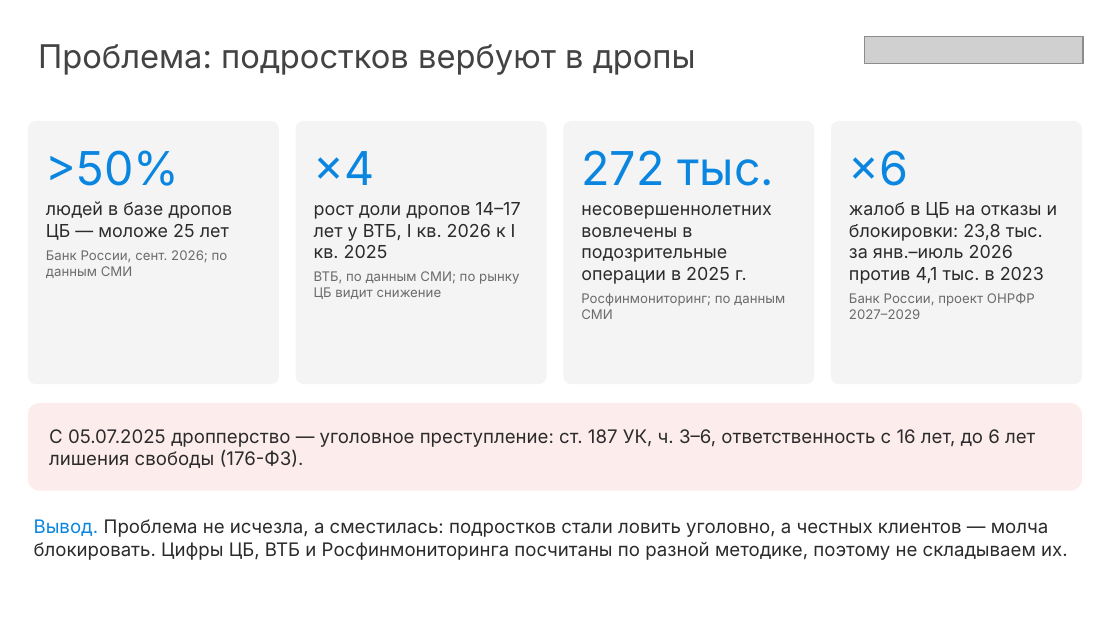
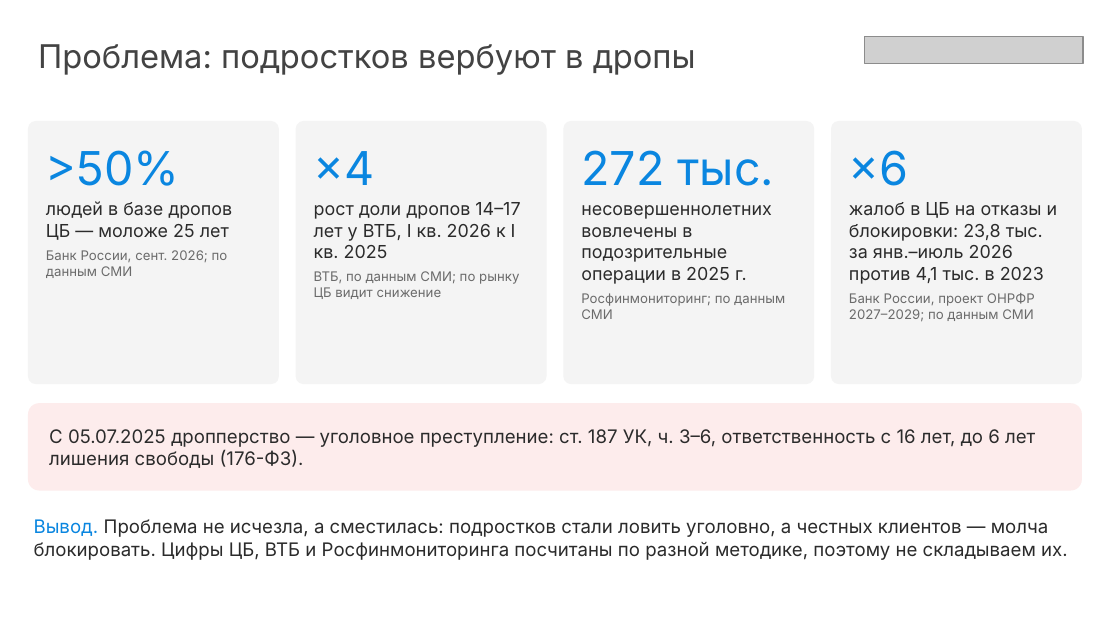
Before and after one commit to keshaptisa/nexus_vtb, a slide deck: slide 3 of Старт_презентация.pptx. Drawn at 1120x630 pixels with LibreOffice and Linux fonts; fonts in the diff are those of the drawing; grey boxes stand for pictures. Boxes give left, top, right and bottom in pixels: in the first picture for what was removed or moved away, otherwise in the second. Text is boxed around its words. In the diff, an @@ line names an element or a change of style, - is before the commit and + after.

Commit message:
Мелкие правки: видео 2:58, «по данным СМИ» у ×6, формулировка УТП, 4 недели

```diff
--- a/Старт_презентация.pptx
+++ b/Старт_презентация.pptx
@@ text in rounded rectangle at bbox=[849, 293, 1035, 321]: text changed @@
-Банк России, проект ОНРФР 2027–2029
+Банк России, проект ОНРФР 2027–2029; по данным СМИ
```
Also in this commit, not shown: 2 other slides changed, 2 other files.
